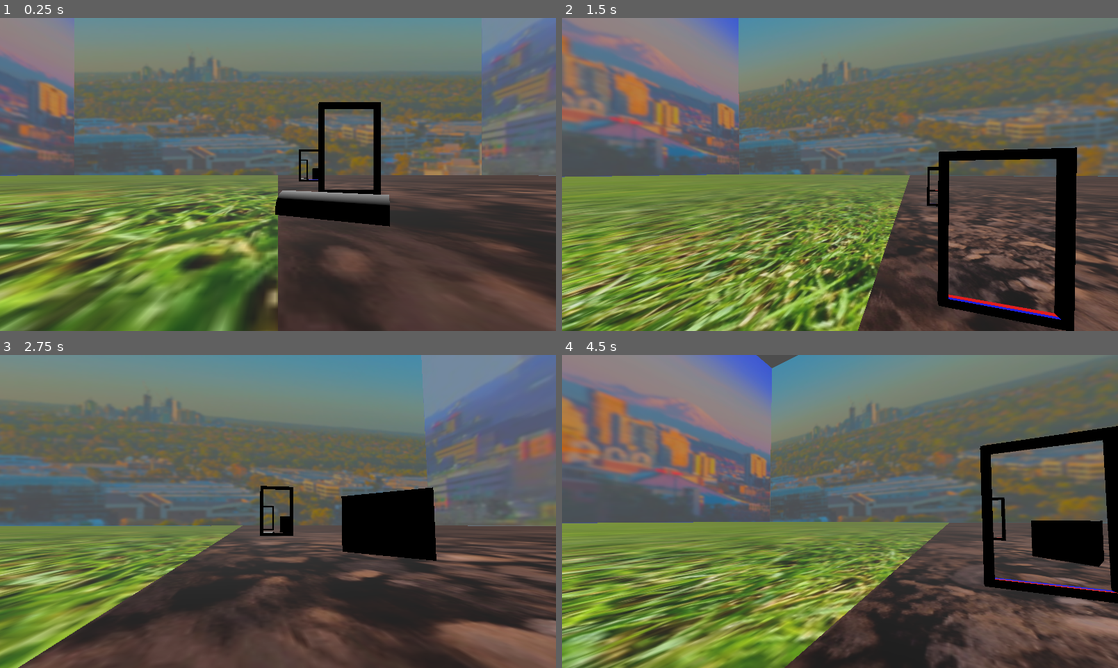
Above: before the commit, frames 1-4 (two rows, left to right).
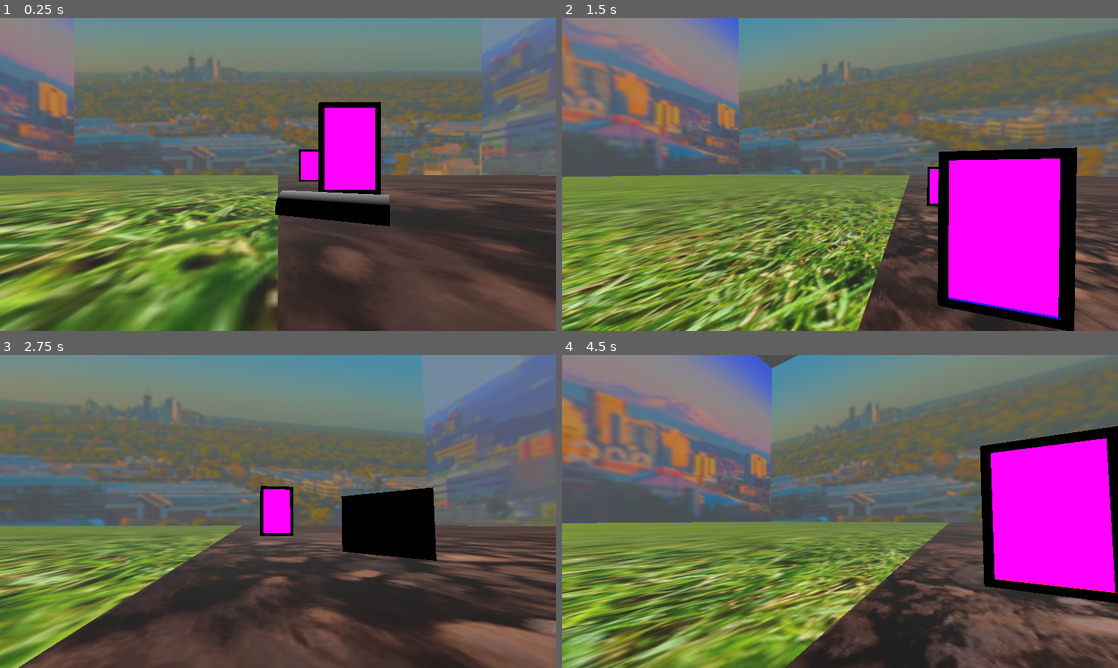
Above: after the commit, the same moments.

Repository: Terrence-Holmes/Hole-In-One
Game: Godot game, scene res://Assets/Rooms/rm_test_1.tscn
Same seed, same stepped clock (60 frames per second), same inputs: the game is played once before the commit and once after it. The project has no main scene, so this scene is started directly.
Inputs (mouse positions are in pixels of both pictures, inside the frame that each line leads up to):
- Up to frame 1 (0.25 s): no input
- Up to frame 2 (1.5 s): tap Enter at 0.5 s; move the mouse to (867, 174) at 0.52 s; hold Up (Up) from 0.53 s (still down); click (867, 174) at 0.6 s; move the mouse to (812, 174) at 1.27 s; tap Space (Select) at 1.35 s
- Up to frame 3 (2.75 s): keep holding Up (Up); move the mouse to (289, 505) at 2.02 s; click (289, 505) at 2.1 s
- Up to frame 4 (4.5 s): keep holding Up (Up); move the mouse to (834, 517) at 2.77 s; tap Space (Select) at 2.85, 4.35 s; move the mouse to (878, 514) at 3.52 s; click (878, 514) at 3.6 s; move the mouse to (795, 508) at 4.27 s

The runs differ from the first frame. In frame 1, 2.7% of the frame differs, in the area x 54-68%, y 28-55%; in frame 2, 9.6%, in the area x 66-90%, y 44-96%; in frame 3, 0.7%; in frame 4, 9.5%.
Error after the commit: Trying to get a return value of a method that returns "void" (res://Assets/Props/Scripts/Portal.gd:105)

Commit message:
Worked on recursive portals

Diff:
--- a/Assets/Props/Scripts/Portal.gd
+++ b/Assets/Props/Scripts/Portal.gd
@@ -18,7 +18,7 @@
 var cameras : Array[Camera3D]
 var cameraViews : Array[CSGBox3D]
 
-const recursiveCount : int = 2
+const recursiveCount : int = 3
 
 var camRotation : Vector3 = Vector3.ZERO
 
@@ -77,14 +77,13 @@
 		var newView : CSGBox3D = CSGBox3D.new()
 		cameraViewContainer.add_child(newView)
 		newView.name = "CameraView" + str(i)
-		var newViewportPath : NodePath = NodePath("PortalSpawner/" + name + "/Viewports/CameraViewport" + str(i))
 		newView.material = portalMaterial.duplicate()
-		newView.material.get_shader_parameter("texture_albedo").viewport_path = newViewportPath
 		portalMaskPlus = 0 if (portal1) else recursiveCount
 		newView.set_layer_mask_value(1, false)
 		newView.set_layer_mask_value(i + portalMaskPlus + 2, true)
 		newView.size = Vector3(size.x, size.y, 0.1)
 		cameraViews.append(newView)
+
 
 	#for i in range(viewportContainer.get_child_count()):
 		##Get references
@@ -97,7 +96,20 @@
 		#cameraViews[i].material.get_shader_parameter("texture_albedo").viewport_path = newViewportPath
 
 
+var lateReady : bool = false
+func _late_ready():
+	lateReady = true
+	for i in range(cameraViews.size()):
+		var newViewportPath : NodePath = NodePath("PortalSpawner/" + name + "/Viewports/CameraViewport" + str(i))
+		print(get_parent().get_parent().get_node(newViewportPath))
+		cameraViews[i].material.set_shader_parameter("texture_albedo").viewport_path = newViewportPath
+		#print(name + " " + str(i) + " : " + str(cameraViews[i]) + "  |  " + str(cameraViews[i].material.get_shader_parameter("texture_albedo").viewport_path))
+
+
 func _process(delta):
+	if (!lateReady):
+		_late_ready()
+
 	passHitbox_cs.disabled = not visible
 	_check_for_teleport()
 	_setup_camera()
